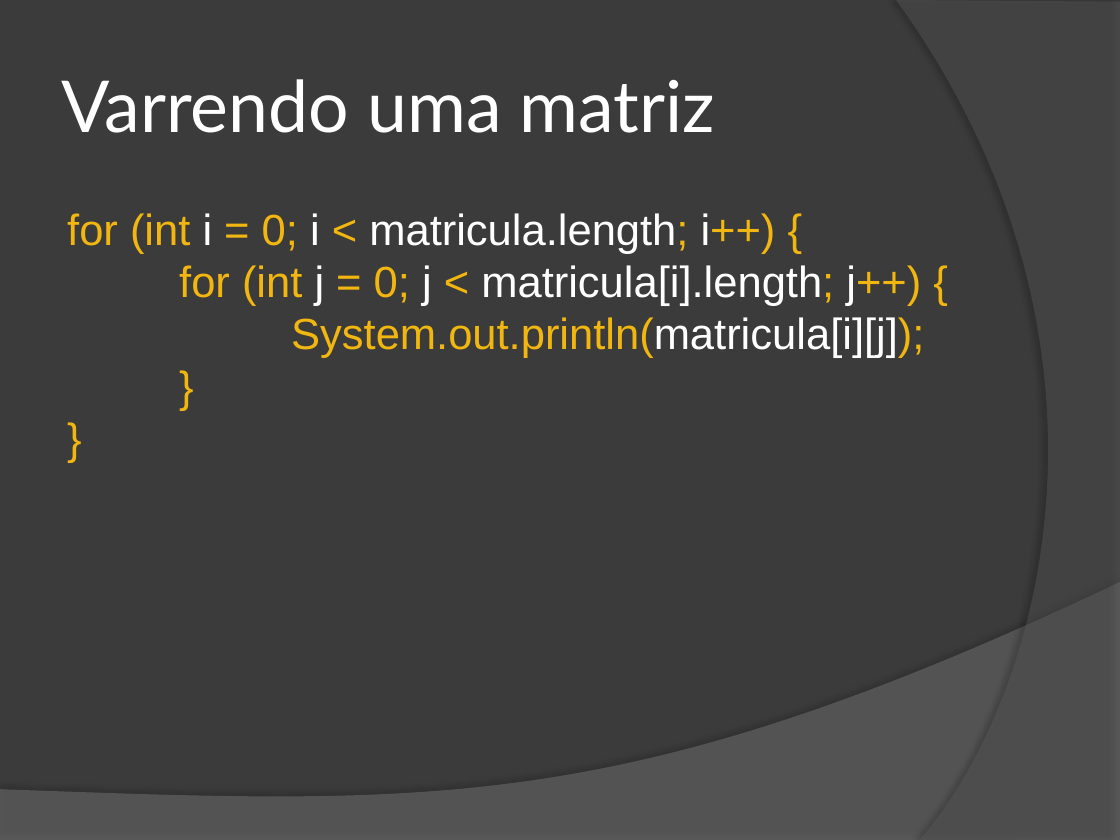
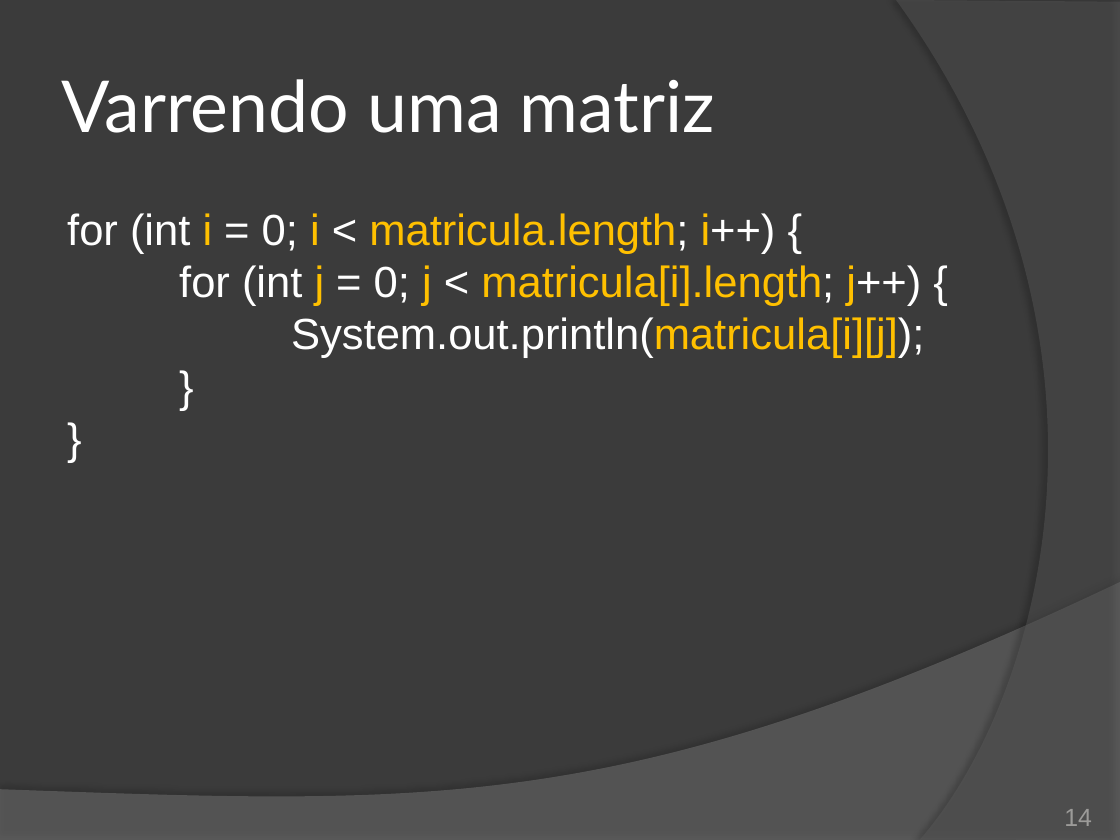
Before and after one commit to duchesqui/slzvieira-training, a slide deck: slide 14 of 2-Java-Programmer-Modulo-II/07.Capitulo02.pptx. Drawn at 1120x840 pixels with LibreOffice and Linux fonts; fonts in the diff are those of the drawing. Boxes give left, top, right and bottom in pixels: in the first picture for what was removed or moved away, otherwise in the second. Text is boxed around its words. In the diff, an @@ line names an element or a change of style, - is before the commit and + after.

```diff
--- a/2-Java-Programmer-Modulo-II/07.Capitulo02.pptx
+++ b/2-Java-Programmer-Modulo-II/07.Capitulo02.pptx
@@ text "for (int i = 0; ..." at (67, 213, 924, 358): text colour #F1B60F to #FFFFFF in "for (int = 0; < matricula.length; i++) ..."; text colour #FFFFFF to #FFC000 in "i i matricula.length; i++) j j matricula[i].length; ..." @@
@@ page number added at (1064, 809, 1092, 826), 16 pt, text #9D9B9A @@
+14
```
Also in this commit, not shown: 16 other slides changed, 1 slide added, 11 other files.
